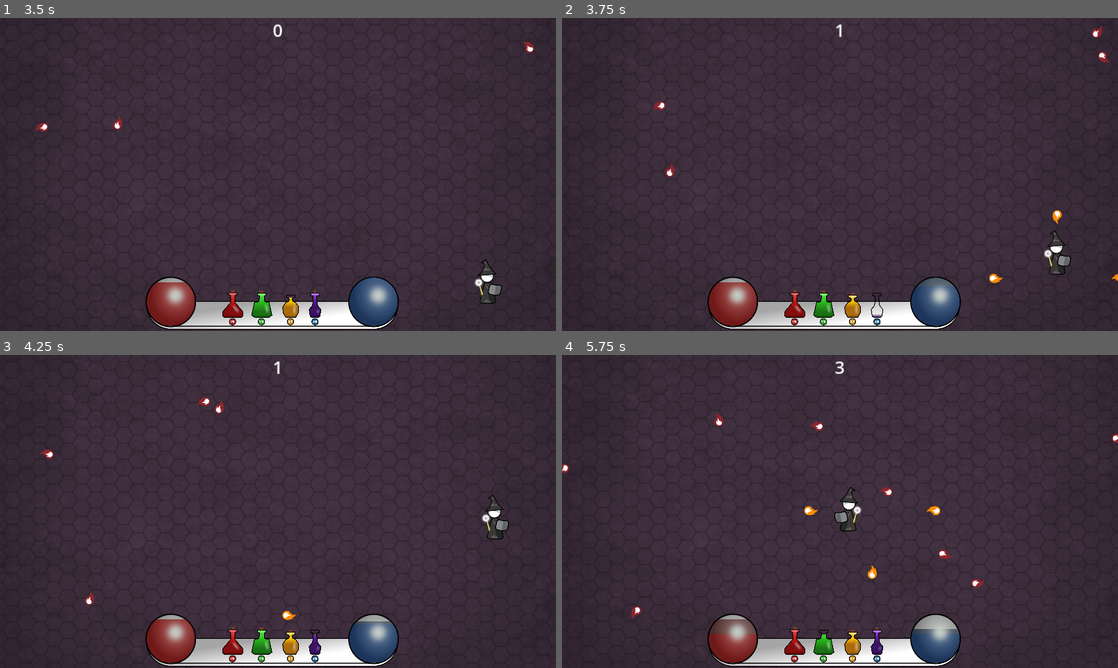
Above: before the commit, frames 1-4 (two rows, left to right).
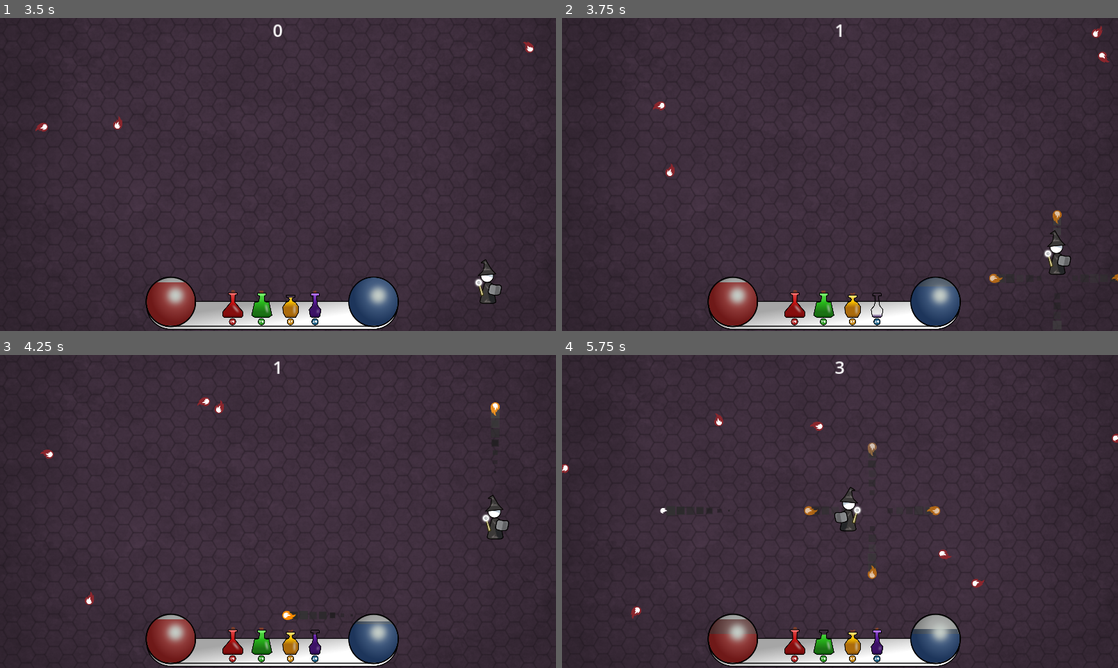
Above: after the commit, the same moments.

Repository: kurilluk/GDSJam23
Game: Godot game, scene res://assets/scenes/Main.tscn
Same seed, same stepped clock (60 frames per second), same inputs: the game is played once before the commit and once after it.
Inputs:
- Up to frame 1 (3.5 s): click "Start" at 0.5 s; hold D (Right) 1.28-2.03 s; tap 1 (Potion_1) at 1.35 s; hold S (Down) 2.03-2.78 s; tap 2 (Potion_2) at 2.1 s; hold D (Right) from 2.78 s (still down); tap 3 (Potion_3) at 2.85 s
- Up to frame 2 (3.75 s): release D (Right) at 3.53 s; hold W (Up) from 3.53 s (still down); tap 4 (Potion_4) at 3.6 s
- Up to frame 3 (4.25 s): keep holding W (Up)
- Up to frame 4 (5.75 s): release W (Up) at 4.28 s; hold A (Left) from 4.28 s (still down); tap 1 (Potion_1) at 4.35 s; tap 2 (Potion_2) at 5.1 s

Frame 1 is identical in both runs. In frame 2, 0.1% of the frame differs, in the area x 76-100%, y 61-85%; in frame 3, less than 0.1%; in frame 4, 0.3%, in the area x 17-68%, y 28-72%.

Commit message:
fireball fades and effects

Diff:
--- a/examples/dodge_the_creeps/assets/scenes/Fireball.tscn
+++ b/examples/dodge_the_creeps/assets/scenes/Fireball.tscn
@@ -8,6 +8,58 @@
 [sub_resource type="CircleShape2D" id="CircleShape2D_pdiw0"]
 radius = 23.0
 
+[sub_resource type="Curve" id="Curve_mie81"]
+min_value = -360.0
+max_value = 360.0
+_data = [Vector2(0, 360), 0.0, 0.0, 0, 0, Vector2(1, -360), 0.0, 0.0, 0, 0]
+point_count = 2
+
+[sub_resource type="CurveTexture" id="CurveTexture_t421w"]
+curve = SubResource("Curve_mie81")
+
+[sub_resource type="Gradient" id="Gradient_a2qca"]
+colors = PackedColorArray(0.223529, 0.223529, 0.223529, 0.87451, 0.564706, 0.564706, 0.564706, 0.843137)
+
+[sub_resource type="GradientTexture1D" id="GradientTexture1D_74pm5"]
+gradient = SubResource("Gradient_a2qca")
+
+[sub_resource type="Gradient" id="Gradient_k2x5t"]
+colors = PackedColorArray(0.593134, 0.593134, 0.593134, 0.67451, 0, 0, 0, 0)
+
+[sub_resource type="GradientTexture1D" id="GradientTexture1D_orafd"]
+gradient = SubResource("Gradient_k2x5t")
+
+[sub_resource type="Curve" id="Curve_rsu7f"]
+_data = [Vector2(0.0120482, 0.431579), 0.0, 0.0, 0, 0, Vector2(0.493976, 0.2), -1.27081, -1.27081, 0, 0, Vector2(1, 0), 0.0, 0.0, 0, 0]
+point_count = 3
+
+[sub_resource type="CurveTexture" id="6"]
+curve = SubResource("Curve_rsu7f")
+
+[sub_resource type="ParticleProcessMaterial" id="ParticleProcessMaterial_o6fmy"]
+lifetime_randomness = 0.05
+direction = Vector3(0, 1, 0)
+gravity = Vector3(0, 0, 0)
+angular_velocity_min = -45.0
+angular_velocity_max = 45.0
+angle_min = -120.0
+angle_max = 120.0
+angle_curve = SubResource("CurveTexture_t421w")
+scale_min = 0.8
+scale_max = 1.2
+scale_curve = SubResource("6")
+color_ramp = SubResource("GradientTexture1D_orafd")
+color_initial_ramp = SubResource("GradientTexture1D_74pm5")
+turbulence_enabled = true
+
+[sub_resource type="Gradient" id="Gradient_gesbe"]
+colors = PackedColorArray(1, 1, 1, 1, 1, 1, 1, 1)
+
+[sub_resource type="GradientTexture2D" id="GradientTexture2D_230xt"]
+gradient = SubResource("Gradient_gesbe")
+fill_from = Vector2(0, 1)
+fill_to = Vector2(0, 0)
+
 [node name="Fireball" type="Area2D" groups=["Projectile"]]
 script = ExtResource("1_g27v3")
 
@@ -15,14 +67,6 @@
 shape = SubResource("CircleShape2D_pdiw0")
 
 [node name="VisibleOnScreenNotifier2D" type="VisibleOnScreenNotifier2D" parent="."]
-
-[node name="ProjectileRect" type="ColorRect" parent="."]
-visible = false
-z_index = 1
-offset_left = -10.0
-offset_top = -10.0
-offset_right = 10.0
-offset_bottom = 10.0
 
 [node name="FireballBottom" type="Sprite2D" parent="."]
 self_modulate = Color(0.894118, 0.576471, 0.27451, 1)
@@ -33,6 +77,15 @@
 z_index = 3
 texture = ExtResource("3_hlxu0")
 
+[node name="Trail" type="GPUParticles2D" parent="FireballBottom"]
+z_index = -1
+amount = 30
+process_material = SubResource("ParticleProcessMaterial_o6fmy")
+texture = SubResource("GradientTexture2D_230xt")
+lifetime = 0.75
+speed_scale = 2.0
+randomness = 0.2
+
 [node name="Fire_1" type="AudioStreamPlayer2D" parent="."]
 stream = ExtResource("4_r4vrk")
 volume_db = -10.0
--- a/examples/dodge_the_creeps/assets/scenes/Player.tscn
+++ b/examples/dodge_the_creeps/assets/scenes/Player.tscn
@@ -1,11 +1,10 @@
-[gd_scene load_steps=18 format=3 uid="uid://4vwrqjegqwpj"]
+[gd_scene load_steps=17 format=3 uid="uid://4vwrqjegqwpj"]
 
 [ext_resource type="Script" path="res://assets/scripts/Player.gd" id="1_xm0s2"]
 [ext_resource type="Texture2D" uid="uid://ftkxr8r4qghp" path="res://art/playerGrey_walk1.png" id="2_ngcnf"]
 [ext_resource type="Texture2D" uid="uid://couyhcegeihme" path="res://art/playerGrey_walk2.png" id="3_qyo00"]
 [ext_resource type="Texture2D" uid="uid://b4yyoafu8bi0q" path="res://art/playerGrey_up1.png" id="4_odtsq"]
 [ext_resource type="Texture2D" uid="uid://bko65a0nd66st" path="res://art/playerGrey_up2.png" id="5_cxyma"]
-[ext_resource type="Texture2D" uid="uid://3eg17k5kp83j" path="res://assets/sprites/player_test.png" id="6_cp04e"]
 [ext_resource type="Texture2D" uid="uid://je8cjivjthak" path="res://art/G_mage/G_mage.png" id="7_jf8c2"]
 [ext_resource type="AudioStream" uid="uid://dvi3scw7fgwmj" path="res://assets/sound/Fireball3.mp3" id="8_dtgvq"]
 [ext_resource type="AudioStream" uid="uid://d1cisdls5cyyn" path="res://assets/sound/Vocal_Ineedapotion_lowhp.mp3" id="8_ieq6g"]
@@ -73,6 +72,7 @@
 shape = SubResource("2")
 
 [node name="Trail" type="GPUParticles2D" parent="."]
+visible = false
 z_index = -1
 amount = 10
 process_material = SubResource("7")
@@ -86,12 +86,6 @@
 offset_right = 30.0
 offset_bottom = 30.0
 color = Color(0.439216, 0.552941, 0.678431, 1)
-
-[node name="Sprite2D_old" type="Sprite2D" parent="."]
-visible = false
-position = Vector2(0, -5)
-scale = Vector2(0.7, 0.7)
-texture = ExtResource("6_cp04e")
 
 [node name="Sprite2D" type="Sprite2D" parent="."]
 position = Vector2(0, -5)
--- a/examples/dodge_the_creeps/assets/scripts/Fireball.gd
+++ b/examples/dodge_the_creeps/assets/scripts/Fireball.gd
@@ -5,6 +5,20 @@
 var direction: Vector2
 var on_death_callback: Callable
 var ignore_target
+
+func fade_in(duration):
+	$FireballBottom.modulate = Color.TRANSPARENT
+	var fade_tweener = create_tween()
+	fade_tweener.tween_property($FireballBottom, "modulate", Color.WHITE, duration). \
+		set_ease(Tween.EASE_OUT).set_trans(Tween.TRANS_QUAD)
+
+func fade_out(duration, callback: Callable):
+	var fade_tweener = create_tween()
+	fade_tweener.tween_property($FireballBottom, "self_modulate", Color.TRANSPARENT, duration). \
+		set_ease(Tween.EASE_IN).set_trans(Tween.TRANS_QUAD)
+	fade_tweener.parallel().tween_property($FireballBottom, "self_modulate", Color.TRANSPARENT, duration). \
+		set_ease(Tween.EASE_IN).set_trans(Tween.TRANS_QUAD)
+	fade_tweener.tween_callback(callback)
 
 func set_color(new_color):
 	$FireballBottom.self_modulate = new_color
@@ -29,6 +43,7 @@
 
 func _ready():
 	$Fire_1.play()
+	fade_in(0.5)
 
 # Called every frame. 'delta' is the elapsed time since the previous frame.
 func _process(delta):
@@ -42,7 +57,7 @@
 
 func destroy_self():
 	on_death_callback.bind(self).call()
-	queue_free()
+	fade_out(0.25, Callable(self, "queue_free"))
 
 func _on_body_entered(body):
 	if body.is_in_group("Player"):
--- a/examples/dodge_the_creeps/assets/scripts/Player.gd
+++ b/examples/dodge_the_creeps/assets/scripts/Player.gd
@@ -10,8 +10,6 @@
 @export var POTION_COOLDOWN = 1.0
 
 @export var Fireball: PackedScene
-
-var magick_dirs = [Vector2.UP, Vector2.DOWN, Vector2.LEFT, Vector2.RIGHT]
 
 var health
 var mana
@@ -92,13 +90,16 @@
 				potion_func.call()
 
 func cast_magicks():
-
-	for dir in magick_dirs:
+	var player_dir = velocity.normalized()
+	if velocity.length() == 0:
+		player_dir = Vector2.UP
+	var player_dir_perp = Vector2(-player_dir.y, player_dir.x)
+	var projectile_dirs = [player_dir, -1* player_dir, player_dir_perp, -1* player_dir_perp ]
+	for dir in projectile_dirs:
 		var fireball = Fireball.instantiate()
 		get_tree().root.get_node("Main").add_child(fireball)
 
-		var rot = dir.x * PI/2 if dir.x != 0 else 0
-		rot = PI if dir.y > 0 else rot
+		var rot = Vector2.UP.angle_to(dir)
 		fireball.set_rot(rot)
 		fireball.set_pos(position + (dir * 45))
 		fireball.set_dir(dir)
@@ -172,7 +173,6 @@
 func _on_cast_magick_timer_timeout():
 	if mana >= MAGICKS_MANA_COST:
 		cast_magicks()
-
 		#spend mana
 		var new_mana = clamp(mana - MAGICKS_MANA_COST, 0, PLAYER_MAX_MANA)
 		Game_HUD.update_mana(mana, new_mana);
Not shown: 1 places in examples/dodge_the_creeps/assets/scenes/Fireball.tscn that only renumber resources
Not shown: 1 places in examples/dodge_the_creeps/assets/scenes/Player.tscn that only renumber resources
